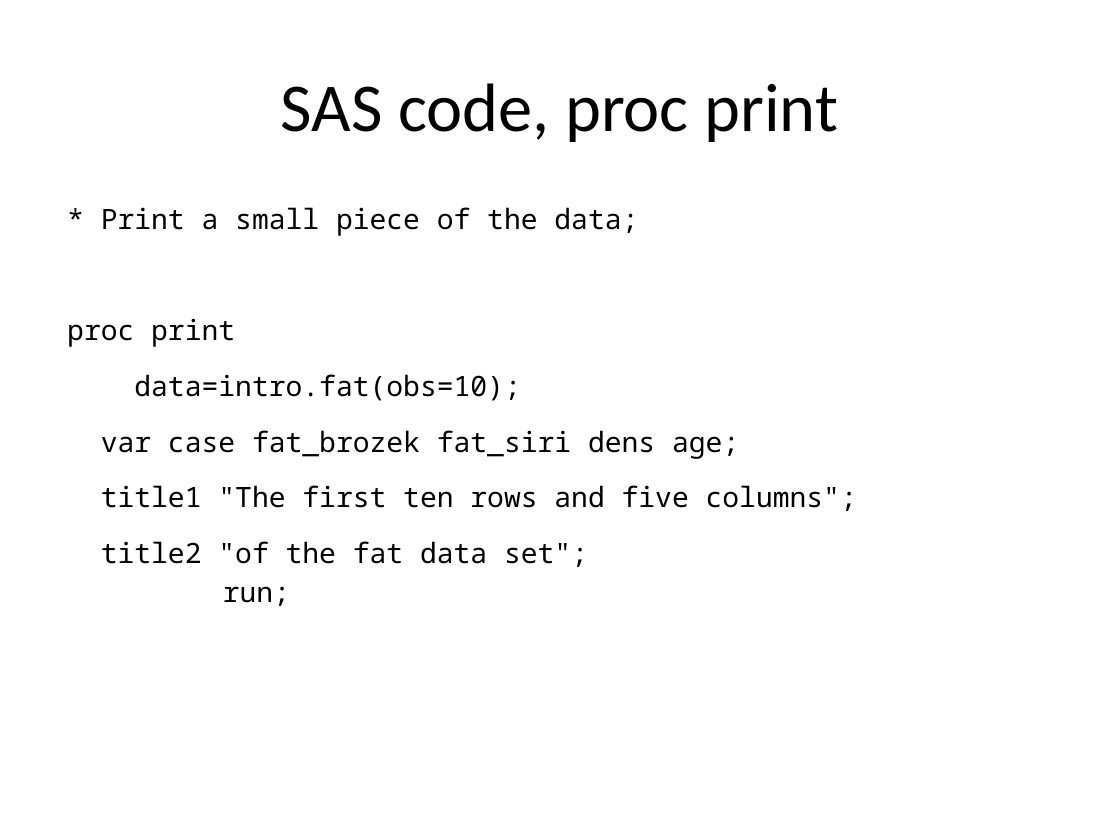
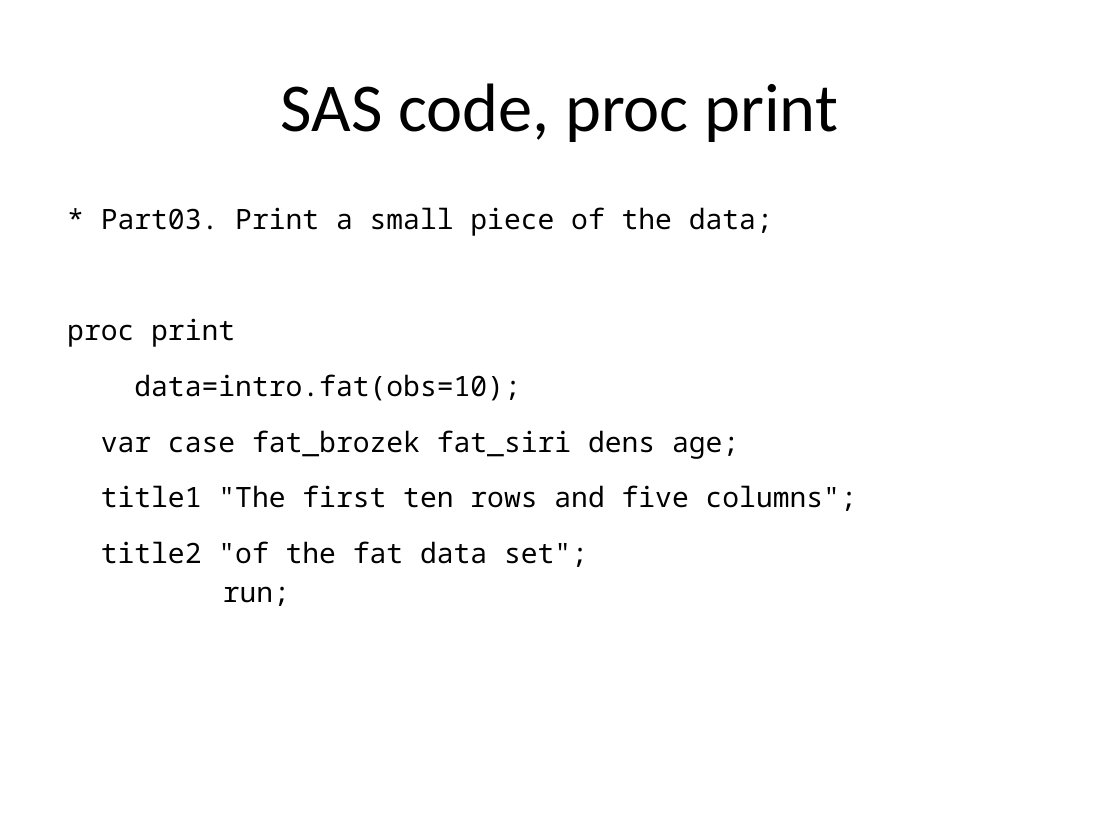
Before and after one commit to pmean/introduction-to-SAS, a slide deck: slide 16 of results/m02-slides-and-speaker-notes.pptx. Drawn at 1120x840 pixels with LibreOffice and Linux fonts; fonts in the diff are those of the drawing. Boxes give left, top, right and bottom in pixels: in the first picture for what was removed or moved away, otherwise in the second. Text is boxed around its words. In the diff, an @@ line names an element or a change of style, - is before the commit and + after.

```diff
--- a/results/m02-slides-and-speaker-notes.pptx
+++ b/results/m02-slides-and-speaker-notes.pptx
@@ text at bbox=[67, 207, 857, 606]: text changed @@
-* Print a small piece of the data;
-proc print
-data=intro.fat(obs=10);
-var case fat_brozek fat_siri dens age;
-title1 "The first ten rows and five columns";
-title2 "of the fat data set";
-run;
+* Part03. Print a small piece of the data;
+proc print
+data=intro.fat(obs=10);
+var case fat_brozek fat_siri dens age;
+title1 "The first ten rows and five columns";
+title2 "of the fat data set";
+run;
```
Also in this commit, not shown: 26 other slides changed, 2 slides added, 1 slide removed, 5 other files.
